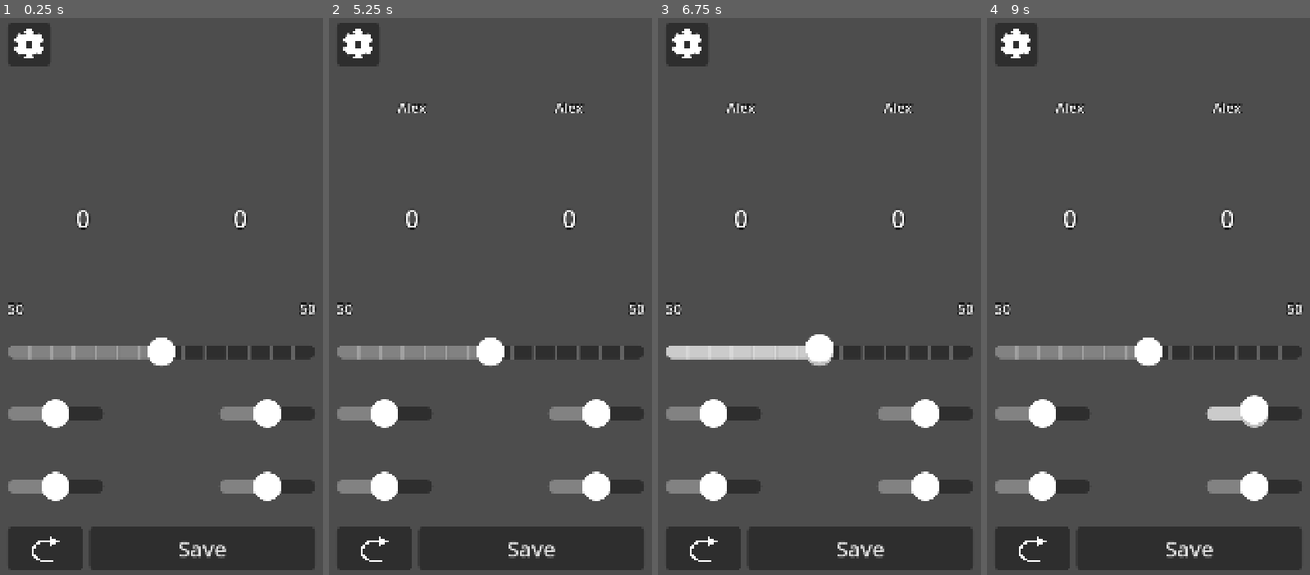
Above: before the commit, frames 1-4 (left to right).
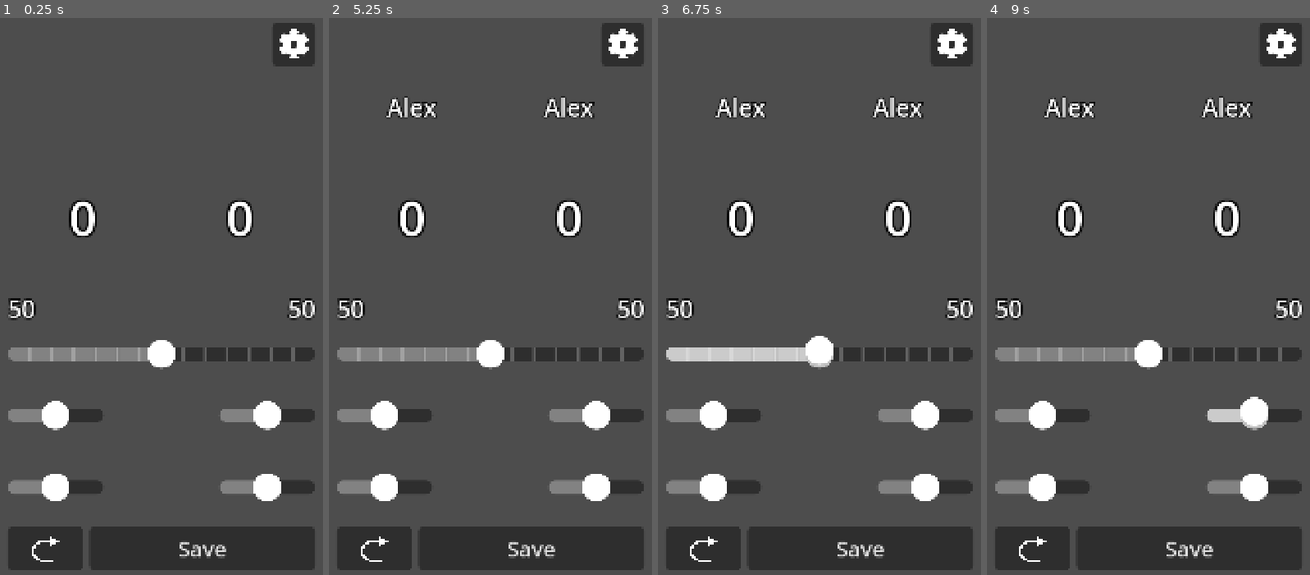
Above: after the commit, the same moments.

Repository: Aspergerli/tichu-Counter
Game: Godot game, scene res://Scenes/main.tscn
Same seed, same stepped clock (60 frames per second), same inputs: the game is played once before the commit and once after it.
Inputs (mouse positions are in pixels of both pictures, inside the frame that each line leads up to; where the layout moved, square brackets give the same spot in the first picture):
- Up to frame 1 (0.25 s): no input
- Up to frame 2 (5.25 s): click "Save" at 0.5 s; click (374, 547) at 1.25 s; click (374, 547) at 2 s; click (374, 547) at 2.75 s; click (622, 45) [358, 45] at 3.5 s; click (490, 224) at 4.27 s; type "Alex" at 4.35 s; click (490, 274) at 4.5 s; type "Alex" at 4.58 s; click "X" at 5 s
- Up to frame 3 (6.75 s): tap Enter at 5.75 s; move the mouse to (900, 263) at 5.77 s; click (900, 263) at 5.92 s; tap Space at 6.5 s; drag from (745, 329) to (800, 430) at 6.52 s
- Up to frame 4 (9 s): tap Enter at 7.25, 8.75 s; move the mouse to (1184, 151) at 7.27 s; click (1184, 151) at 7.42 s; tap Space at 8 s; drag from (1129, 430) to (1038, 196) at 8.02 s; move the mouse to (1258, 396) at 8.77 s; click (1258, 396) at 8.92 s

The runs differ from the first frame. In frame 1, 4.4% of the frame differs, in the area x 2-98%, y 0-87%; in frame 2, 5.2%; in frame 3, 5.2%; in frame 4, 5.2%.

Commit message:
Fixed some minor Bugs (ik that you shouldnt push to main)

Diff:
--- a/Scenes/main.tscn
+++ b/Scenes/main.tscn
@@ -34,7 +34,7 @@
 
 [node name="SettingsButton" type="Button" parent="VBoxContainer" unique_id=1127201891]
 layout_mode = 2
-size_flags_horizontal = 0
+size_flags_horizontal = 8
 theme = ExtResource("10_hptm8")
 text = "     "
 icon = ExtResource("4_fdnlq")
@@ -140,6 +140,7 @@
 script = ExtResource("7_6bp64")
 
 [node name="TichuLabel1" type="Label" parent="VBoxContainer/TichuContainer/LabelsTichuSlider" unique_id=2116707143]
+z_index = 1
 custom_minimum_size = Vector2(140, 0)
 layout_mode = 2
 size_flags_horizontal = 3
@@ -147,6 +148,7 @@
 vertical_alignment = 1
 
 [node name="TichuLabel2" type="Label" parent="VBoxContainer/TichuContainer/LabelsTichuSlider" unique_id=825702905]
+z_index = 1
 custom_minimum_size = Vector2(140, 0)
 layout_mode = 2
 size_flags_horizontal = 3
@@ -183,12 +185,14 @@
 script = ExtResource("9_ynf5e")
 
 [node name="GTichuLabel1" type="Label" parent="VBoxContainer/TichuContainer/LablesGTichuSlider" unique_id=925584518]
+z_index = 1
 layout_mode = 2
 size_flags_horizontal = 3
 label_settings = ExtResource("8_344ge")
 vertical_alignment = 1
 
 [node name="GTichuLabel2" type="Label" parent="VBoxContainer/TichuContainer/LablesGTichuSlider" unique_id=2062940646]
+z_index = 1
 layout_mode = 2
 size_flags_horizontal = 3
 label_settings = ExtResource("8_344ge")
--- a/Scripts/main.gd
+++ b/Scripts/main.gd
@@ -35,10 +35,10 @@
 
 	match int(pointSlider.value):
 		-30:
-			team_1 += 200
+			team_2 += 200
 
 		130:
-			team_2 += 200
+			team_1 += 200
 		_:
 			team_2 += 100 - pointSlider.value
 			team_1 += pointSlider.value
--- a/Scripts/slider_point_container.gd
+++ b/Scripts/slider_point_container.gd
@@ -7,9 +7,10 @@
 	match int(value):
 		-30:
 			team2.text = str(200)
-
+			team1.text = str(0)
 		130:
 			team1.text = str(200)
+			team2.text = str(0)
 		_:
 			team2.text = str(100 - value)
 			team1.text = str(value)
--- a/project.godot
+++ b/project.godot
@@ -42,3 +42,5 @@
 [rendering]
 
 rendering_device/driver.windows="d3d12"
+renderer/rendering_method="mobile"
+textures/vram_compression/import_etc2_astc=true
--- a/text/numText.tres
+++ b/text/numText.tres
@@ -1,6 +1,6 @@
 [gd_resource type="LabelSettings" format=3 uid="uid://d04h6vstt0e8g"]
 
 [resource]
-font_size = 40
-outline_size = 10
+font_size = 70
+outline_size = 15
 outline_color = Color(0, 0, 0, 1)
--- a/text/pointsText.tres
+++ b/text/pointsText.tres
@@ -1,6 +1,6 @@
 [gd_resource type="LabelSettings" format=3 uid="uid://b8btxa0drufef"]
 
 [resource]
-font_size = 70
-outline_size = 10
+font_size = 140
+outline_size = 25
 outline_color = Color(0, 0, 0, 1)
Not shown, added: export_presets.cfg
